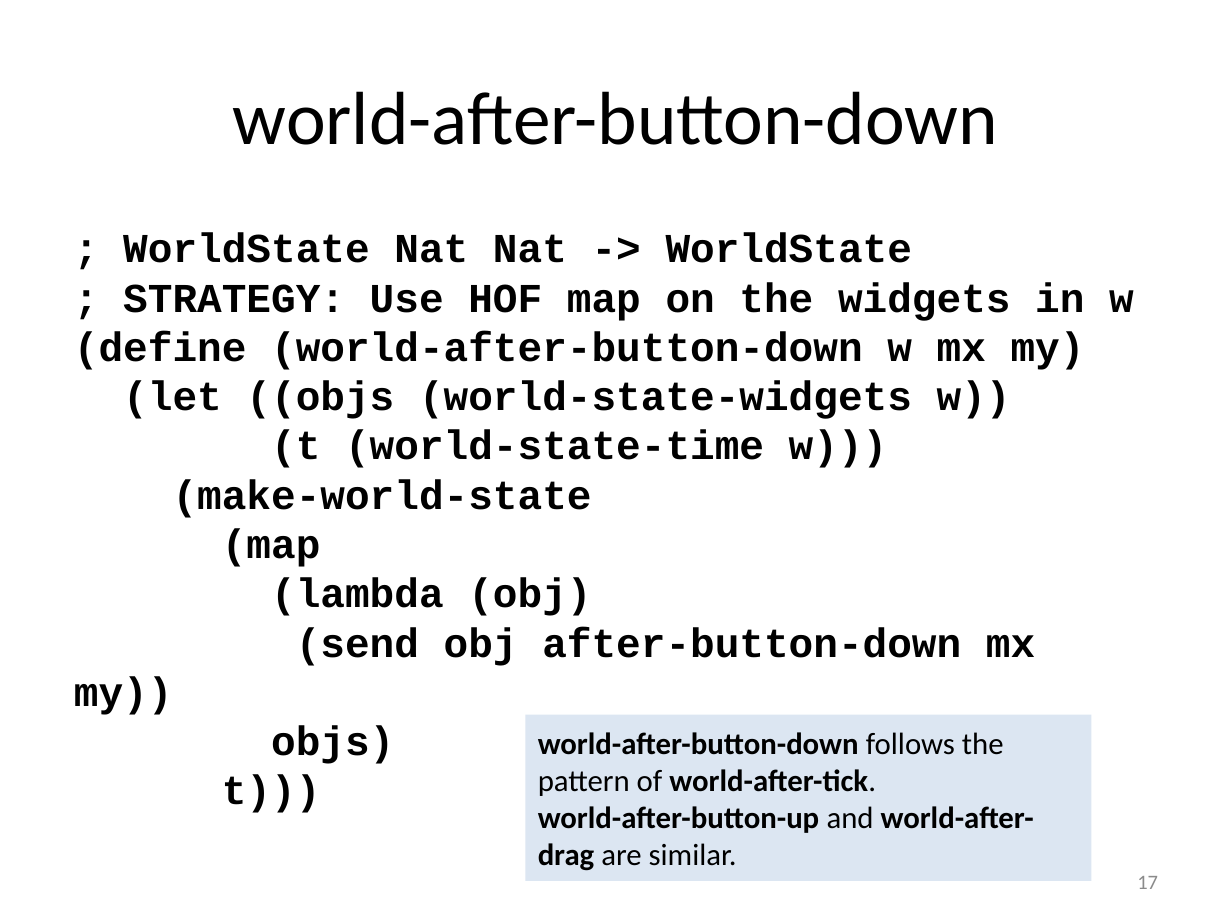
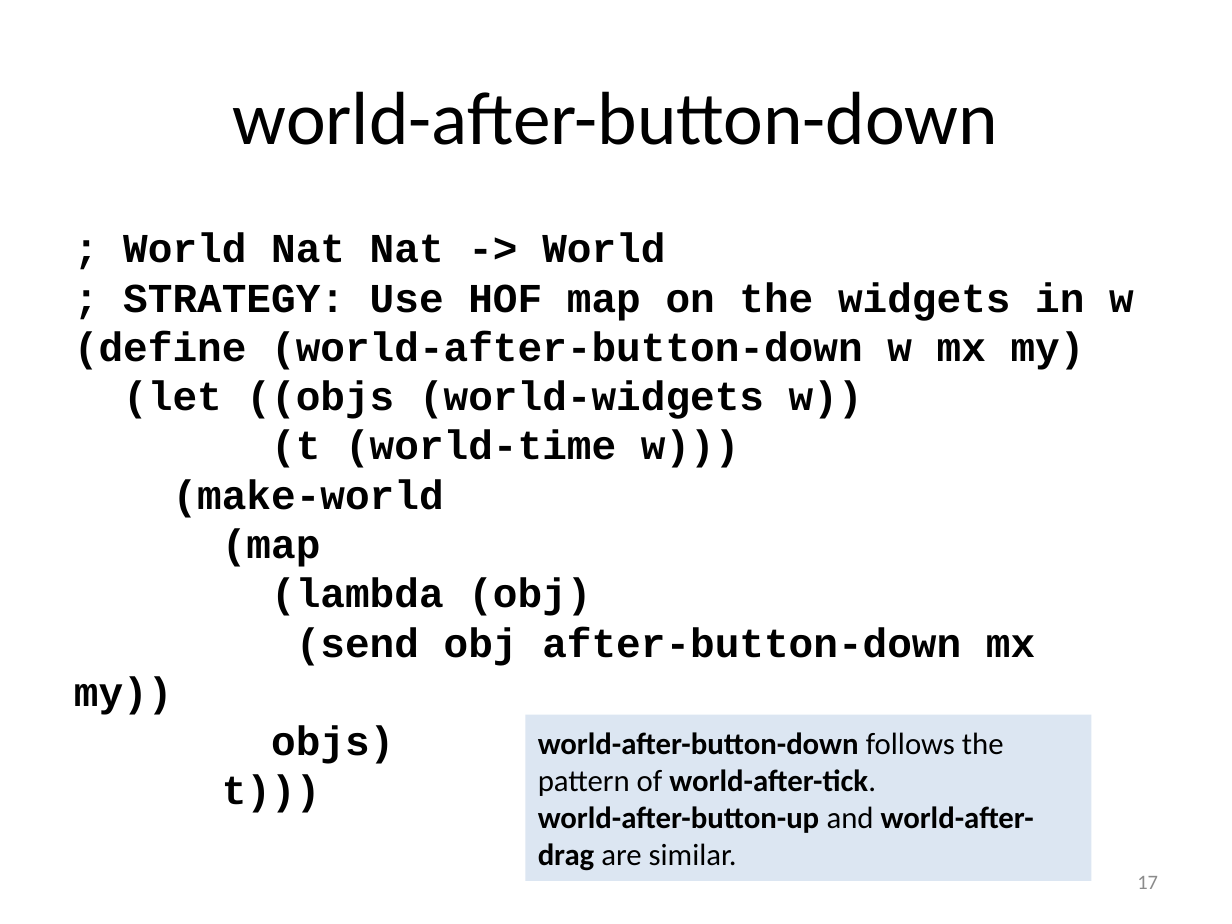
Before and after one commit to mwand/cs5010f16, a slide deck: slide 17 of Slides/Lesson 9.2 A Case Study- Space Invaders.pptx. Drawn at 1232x924 pixels with LibreOffice and Linux fonts; fonts in the diff are those of the drawing. Boxes give left, top, right and bottom in pixels: in the first picture for what was removed or moved away, otherwise in the second. Text is boxed around its words. In the diff, an @@ line names an element or a change of style, - is before the commit and + after.

```diff
--- a/Slides/Lesson 9.2 A Case Study- Space Invaders.pptx
+++ b/Slides/Lesson 9.2 A Case Study- Space Invaders.pptx
@@ text at <box>123,233,665,263</box>: text changed @@
-; WorldState Nat Nat -> WorldState
+; World Nat Nat -> World
@@ text at <box>123,381,863,518</box>: text changed @@
-(let ((objs (world-state-widgets w))
-(t (world-state-time w)))
-(make-world-state
+(let ((objs (world-widgets w))
+(t (world-time w)))
+(make-world
```
Also in this commit, not shown: 14 other slides changed, 6 other files.
